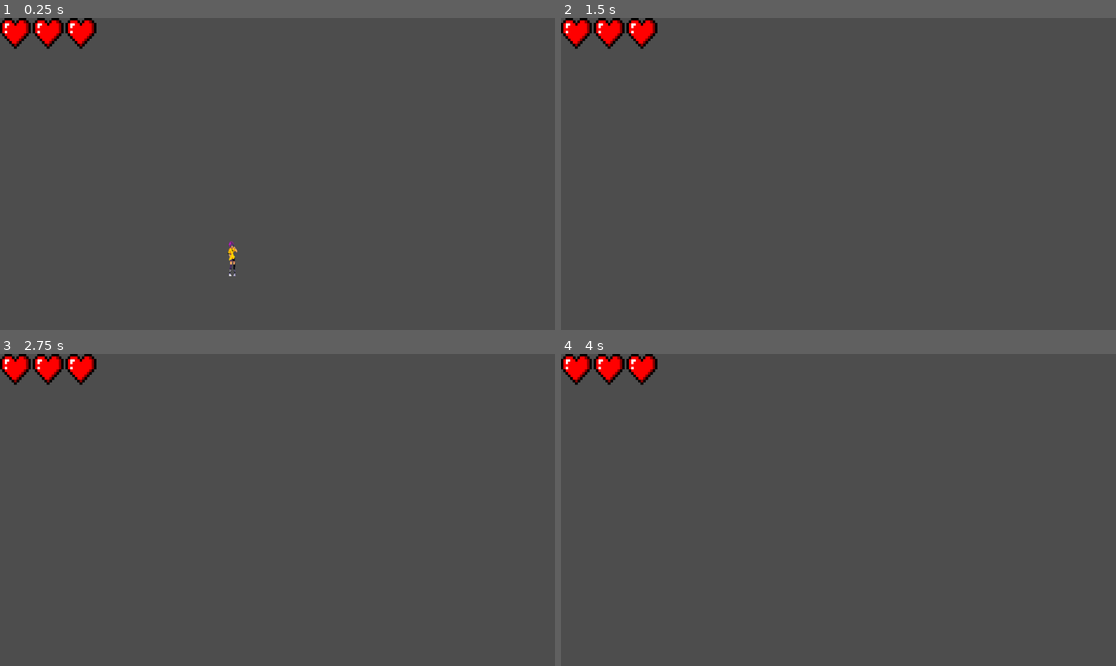
Above: before the commit, frames 1-4 (two rows, left to right).
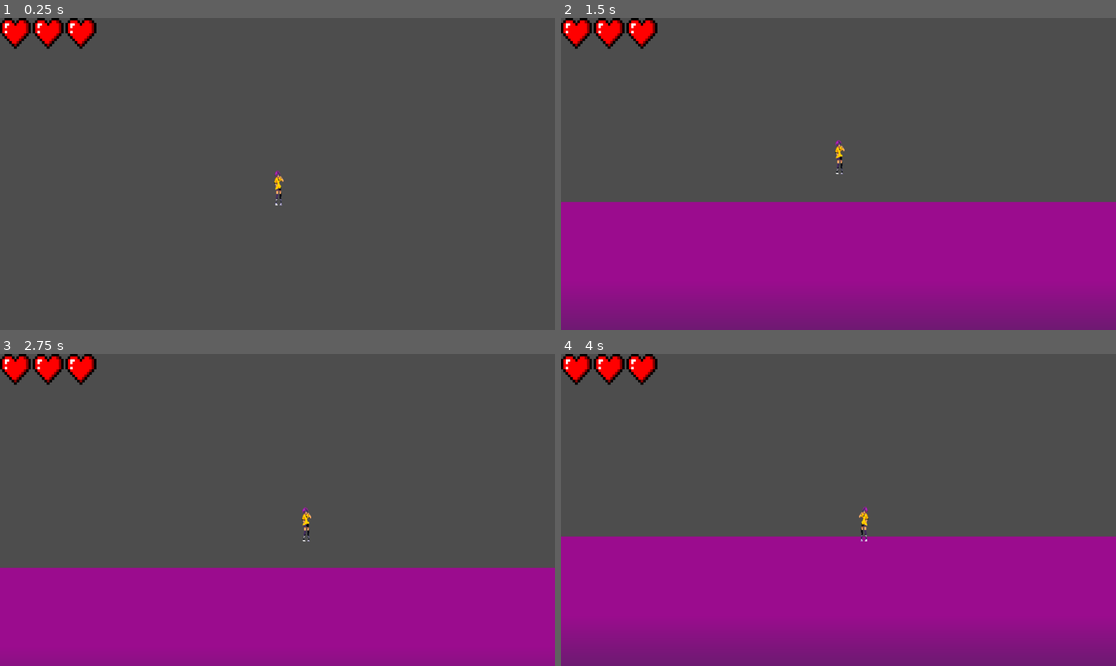
Above: after the commit, the same moments.

Repository: Aditya-Verma251/adivitiya-game
Game: Godot game, scene res://src/debug/long.tscn
Two runs of this game, one before a commit and one after it. Both use one fixed random seed, a clock stepped at 60 frames per second and the inputs below. This scene is started directly instead of the project's main scene. The engine's default icon, where the game draws it, is replaced by a stand-in: a white triangle on a blue panel in a dark square.
Inputs:
- Up to frame 1 (0.25 s): no input
- Up to frame 2 (1.5 s): tap Enter at 0.5 s; tap X (attack) at 0.6 s; tap Z (confirm) at 1.35 s
- Up to frame 3 (2.75 s): tap Shift (dash) at 2.1 s
- Up to frame 4 (4 s): tap Left (larrow) at 2.85 s; tap ` (nlevel) at 3.6 s

The runs differ from the first frame. In frame 1, 0.2% of the frame differs, in the area x 41-52%, y 48-83%; in frame 2, 41%; in frame 3, 31%; in frame 4, 42%, in the area x 0-100%, y 48-100%.

Commit message:
final commit until harsh is stupid

Diff:
--- a/project.godot
+++ b/project.godot
@@ -26,6 +26,7 @@
 [display]
 
 window/size/mode=2
+mouse_cursor/custom_image="res://asstes/bwehhhh/cursor.png"
 
 [input]
 
--- a/src/debug/long.gd
+++ b/src/debug/long.gd
@@ -1,5 +1,10 @@
 extends Node2D
 
+func  _ready() -> void:
+	$Player/Camera2D.limit_bottom = 9999999
+	$Player/Camera2D.limit_top = -9999999
+	$Player/Camera2D.limit_left = -9999999
+	$Player/Camera2D.limit_right = 9999999
 
 func _on_area_2d_body_entered(body: Node2D) -> void:
 	if body.name == "Player":
--- a/src/debug/long.tscn
+++ b/src/debug/long.tscn
@@ -1,9 +1,10 @@
-[gd_scene load_steps=7 format=3 uid="uid://bqx2tuyp13w0c"]
+[gd_scene load_steps=8 format=3 uid="uid://bqx2tuyp13w0c"]
 
 [ext_resource type="Texture2D" uid="uid://b1yebcyrrax44" path="res://asstes/ENVIRONMENT/props/banner-sushi/banner-sushi-1.png" id="1_be4n7"]
 [ext_resource type="Script" path="res://src/debug/long.gd" id="1_x1oad"]
 [ext_resource type="PackedScene" uid="uid://cqiyvpwmi2l68" path="res://src/player/player.tscn" id="2_dvx1i"]
 [ext_resource type="PackedScene" uid="uid://bl4dsh3y14uoo" path="res://src/ui_gen/text_box.tscn" id="4_rdr3n"]
+[ext_resource type="PackedScene" uid="uid://dx4d58apuq1x0" path="res://src/env/level_end.tscn" id="4_w3k1v"]
 
 [sub_resource type="RectangleShape2D" id="RectangleShape2D_0568g"]
 size = Vector2(16969, 216)
@@ -39,5 +40,8 @@
 
 [node name="TextBox" parent="." instance=ExtResource("4_rdr3n")]
 
+[node name="LevelEnd" parent="." instance=ExtResource("4_w3k1v")]
+position = Vector2(-4503, 1727)
+
 [connection signal="body_entered" from="Area2D" to="." method="_on_area_2d_body_entered"]
 [connection signal="body_exited" from="Area2D" to="." method="_on_area_2d_body_exited"]
Binary file added: asstes/bwehhhh/cursor.png
Not shown, added: asstes/bwehhhh/cursor.png.import
